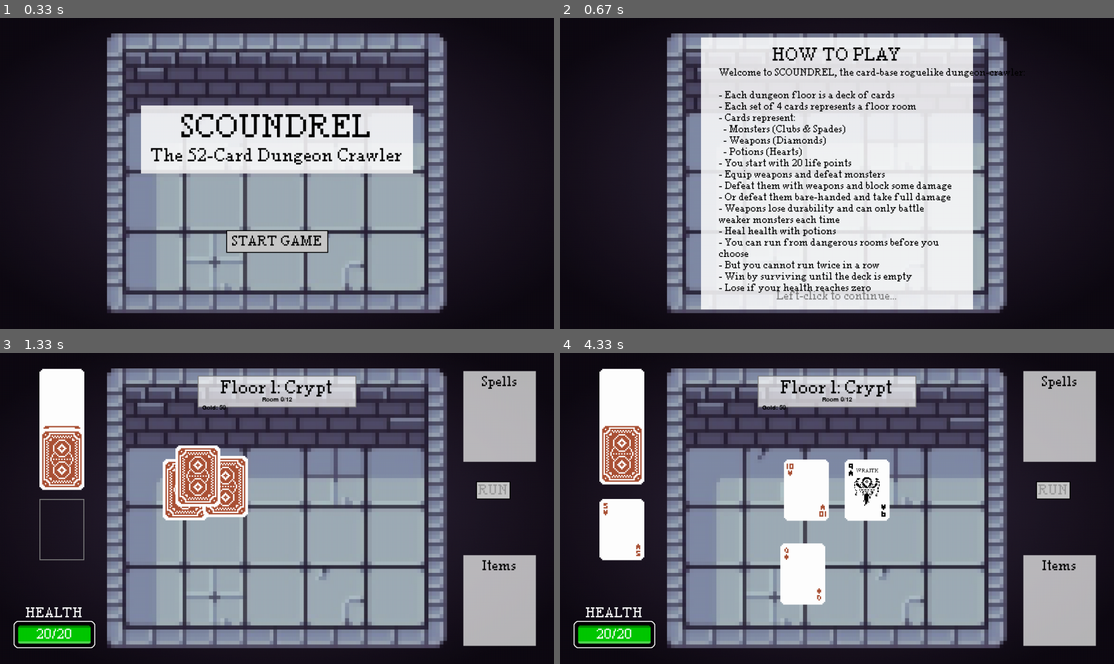
Above: before the commit, frames 1-4 (two rows, left to right).
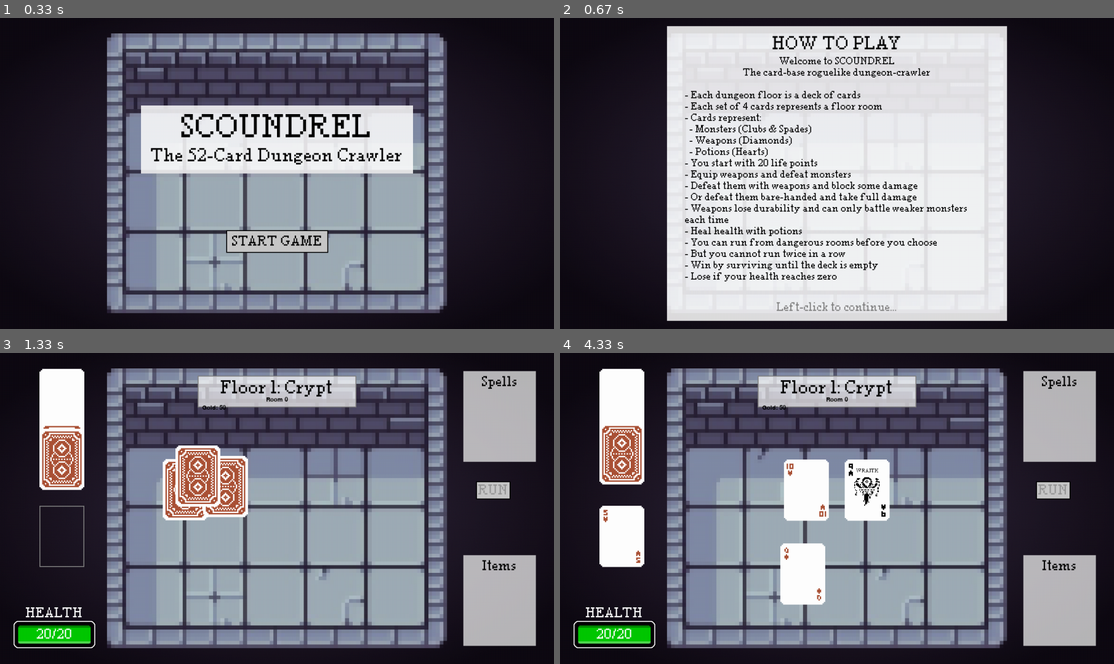
Above: after the commit, the same moments.

Repository: YetiGonk/Scoundrel-Pygame
Game: pygame game, started from main.py
Same seed, same stepped clock (60 frames per second), same inputs: the game is played once before the commit and once after it.
Inputs (mouse positions are in pixels of both pictures, inside the frame that each line leads up to):
- Up to frame 1 (0.33 s): no input
- Up to frame 2 (0.67 s): click "START GAME" at 0.38 s
- Up to frame 3 (1.33 s): click (144, 511) at 0.72 s; click "Continue" at 1.05 s
- Up to frame 4 (4.33 s): click (637, 499) at 1.88 s; click (947, 483) at 3.22 s; click (837, 489) at 3.55 s

Frame 1 is identical in both runs. In frame 2, 24% of the frame differs, in the area x 19-84%, y 2-98%; in frame 3, 0.2%; in frame 4, 0.5%.

Commit message:
merchant state update and weapon carryover

Diff:
--- a/constants.py
+++ b/constants.py
@@ -40,7 +40,7 @@
 
 DECK_POSITION = (SCREEN_WIDTH//2 - FLOOR_WIDTH//2 - CARD_WIDTH - 50, SCREEN_HEIGHT//2 - FLOOR_HEIGHT//2)
 
-DISCARD_POSITION = (SCREEN_WIDTH//2 - FLOOR_WIDTH//2 - CARD_WIDTH - 50, FLOOR_HEIGHT - 160 - CARD_HEIGHT)
+DISCARD_POSITION = (SCREEN_WIDTH//2 - FLOOR_WIDTH//2 - CARD_WIDTH - 50, FLOOR_HEIGHT - 145 - CARD_HEIGHT)
 
 FLOOR_ROOM_TITLE_WIDTH = 350
 FLOOR_ROOM_TITLE_HEIGHT = 70
--- a/floor_manager.py
+++ b/floor_manager.py
@@ -48,11 +48,18 @@
     def advance_floor(self):
         """Move to the next floor."""
         self.current_floor_index += 1
+        # Reset room counter when moving to a new floor
         self.current_room = 0
 
         # Check if run is complete
         if self.current_floor_index >= len(self.floors):
             return {"run_complete": True}
+
+        # Reset completion tracking in the playing state if it exists
+        if hasattr(self.game_manager, 'states') and 'playing' in self.game_manager.states:
+            playing_state = self.game_manager.states["playing"]
+            if hasattr(playing_state, 'completed_rooms'):
+                playing_state.completed_rooms = 0
 
         return {
             "floor": self.get_current_floor(),
--- a/roguelike_constants.py
+++ b/roguelike_constants.py
@@ -6,9 +6,9 @@
 
 # Floor structure
 FLOOR_STRUCTURE = {
-    "rooms_per_floor": 12,
-    "merchant_rooms": [4, 8],  # Room numbers where merchants appear
-    "boss_room": 12,  # Last room is always the boss
+    "rooms_per_floor": 12,  # Maximum potential rooms (flexible)
+    "merchant_rooms": [3, 7],  # Room numbers where merchants appear
+    "boss_room": 12,  # Boss appears when deck is exhausted or at this room number
 }
 
 # Item and spell rarity
--- a/states/floor_start_state.py
+++ b/states/floor_start_state.py
@@ -79,14 +79,14 @@
 
         # Items panel
         self.panels["items"] = Panel(
-            (350, 400),
-            (self.panels["main"].rect.left + 25, self.panels["main"].rect.top + 75)
+            (350, 300),
+            (self.panels["main"].rect.left + 25, self.panels["main"].rect.top + 75 + 40)
         )
 
         # Spells panel
         self.panels["spells"] = Panel(
-            (350, 400),
-            (self.panels["main"].rect.right - 375, self.panels["main"].rect.top + 75)
+            (350, 300),
+            (self.panels["main"].rect.right - 375, self.panels["main"].rect.top + 75 + 40)
         )
 
         # Continue button
--- a/states/game_manager.py
+++ b/states/game_manager.py
@@ -43,12 +43,22 @@
             "run_complete": False
         }
 
+        # Storage for equipment and defeated monsters when transitioning between states
+        self.equipped_weapon = {}
+        self.defeated_monsters = []
+        # Flag to track if coming from merchant room
+        self.coming_from_merchant = False
+
         # Start with the menu state
         self.change_state("menu")
 
     def change_state(self, state_name):
         if self.current_state:
             self.current_state.exit()
+
+        # Reset coming_from_merchant flag when we're not going to playing state
+        if state_name != "playing":
+            self.coming_from_merchant = False
 
         self.current_state = self.states[state_name]
         self.current_state.enter()
--- a/states/merchant_state.py
+++ b/states/merchant_state.py
@@ -54,6 +54,12 @@
 
         # Create UI elements
         self.create_ui()
+
+        # Preserve the playing state's equipped weapon and defeated monsters
+        playing_state = self.game_manager.states["playing"]
+        # Store them in the game_manager to be restored when returning to playing state
+        self.game_manager.equipped_weapon = playing_state.equipped_weapon
+        self.game_manager.defeated_monsters = playing_state.defeated_monsters.copy()
 
     def generate_inventory(self):
         """Generate the merchant's inventory."""
@@ -208,6 +214,8 @@
         elif event.type == MOUSEBUTTONDOWN and event.button == 1:  # Left click
             # Check if continue button was clicked
             if self.continue_button.is_clicked(event.pos):
+                # Don't increment the room counter for merchant rooms
+                # The current_room still points to the room before the merchant
                 self.game_manager.change_state("playing")
                 return
 
--- a/states/playing_state.py
+++ b/states/playing_state.py
@@ -102,9 +102,10 @@
         self.is_boss_room = floor_manager.is_boss_room()
 
         # If this is a new floor, setup the appropriate deck
-        self.deck = Deck(self.current_floor)
-        self.discard_pile = DiscardPile()
-        self.room = Room(self.animation_manager)
+        if not hasattr(self, 'deck') or not self.deck:
+            self.deck = Deck(self.current_floor)
+            self.discard_pile = DiscardPile()
+            self.room = Room(self.animation_manager)
 
         # Create run button
         from constants import RUN_POSITION, RUN_WIDTH, RUN_HEIGHT
@@ -119,23 +120,34 @@
         self.life_points = self.game_manager.game_data["life_points"]
         self.max_life = self.game_manager.game_data["max_life"]
         self.gold = self.game_manager.game_data.get("gold", 0)  # Get gold from game data
-        self.equipped_weapon = {}
-        self.defeated_monsters = []
+
+        # Check if coming back from merchant - restore equipped weapon and defeated monsters
+        if hasattr(self.game_manager, 'equipped_weapon') and self.game_manager.equipped_weapon:
+            self.equipped_weapon = self.game_manager.equipped_weapon
+            self.defeated_monsters = self.game_manager.defeated_monsters
+            # Clear the stored data
+            self.game_manager.equipped_weapon = {}
+            self.game_manager.defeated_monsters = []
+        else:
+            self.equipped_weapon = {}
+            self.defeated_monsters = []
+
         self.damage_shield = 0
 
-        # Initialize the deck and start the first room
-        self.deck.initialise_deck()
-
-        # If this is a boss room, add the boss card to the deck
-        if self.is_boss_room:
-            boss_card = self.game_manager.floor_manager.get_boss_card()
-            if boss_card:
-                # Add the current floor type to the boss card data
-                boss_card["floor_type"] = self.current_floor
-                # Add the boss card to the bottom of the deck
-                self.deck.add_to_bottom(boss_card)
-
-        self.start_new_room()
+        # Initialize the deck and start the first room if not coming from merchant
+        if not hasattr(self.game_manager, 'coming_from_merchant') or not self.game_manager.coming_from_merchant:
+            self.deck.initialise_deck()
+
+            # If this is a boss room, add the boss card to the deck
+            if self.is_boss_room:
+                boss_card = self.game_manager.floor_manager.get_boss_card()
+                if boss_card:
+                    # Add the current floor type to the boss card data
+                    boss_card["floor_type"] = self.current_floor
+                    # Add the boss card to the bottom of the deck
+                    self.deck.add_to_bottom(boss_card)
+
+            self.start_new_room()
 
         # Update status UI fonts
         self.status_ui.update_fonts(self.header_font, self.normal_font)
@@ -148,8 +160,15 @@
 
         # Reset floor completion tracking
         self.floor_completed = False
-        self.completed_rooms = self.game_manager.floor_manager.current_room
-        self.total_rooms_on_floor = self.game_manager.floor_manager.FLOOR_STRUCTURE["rooms_per_floor"]
+
+        # Reset room counter if starting a new floor
+        if self.current_room_number == 0:
+            self.completed_rooms = 0
+        # Initialize completed_rooms if not already set
+        elif not hasattr(self, 'completed_rooms'):
+            self.completed_rooms = self.current_room_number
+
+        # We'll track room completion based on cards processed, not based on a fixed total
 
     def exit(self):
         # Save player stats to game_data
@@ -301,12 +320,17 @@
 
             # Process room state only when no animations are running
             if len(self.room.cards) == 0:
+                # Increment room count when completing a room
+                self.completed_rooms += 1
+
                 # Check if the next room should be a merchant room
-                is_merchant_next = self.completed_rooms + 1 in self.FLOOR_STRUCTURE["merchant_rooms"]
+                is_merchant_next = self.completed_rooms in self.FLOOR_STRUCTURE["merchant_rooms"]
 
                 if is_merchant_next:
-                    # Set the floor manager's current room for the merchant
-                    self.game_manager.floor_manager.current_room = self.completed_rooms
+                    # Set the floor manager's current room for the merchant (don't increment)
+                    self.game_manager.floor_manager.current_room = self.completed_rooms - 1
+                    # Flag that we're coming from merchant so we preserve state
+                    self.game_manager.coming_from_merchant = True
                     # Advance to merchant room
                     self.game_manager.advance_to_next_room()
                 elif len(self.deck.cards) > 0:
@@ -328,8 +352,8 @@
                     if not self.floor_completed:
                         self.floor_completed = True
 
-                        # Update floor manager
-                        self.game_manager.floor_manager.current_room = self.total_rooms_on_floor
+                        # Mark this floor as completed by moving to the boss room
+                        self.game_manager.floor_manager.current_room = self.game_manager.floor_manager.FLOOR_STRUCTURE["boss_room"]
 
                         # Check if this is the last floor
                         if self.game_manager.floor_manager.current_floor_index >= len(self.game_manager.floor_manager.floors) - 1:
@@ -348,11 +372,13 @@
                 self.completed_rooms += 1
 
                 # Check if the next room should be a merchant room
-                is_merchant_next = self.completed_rooms + 1 in self.FLOOR_STRUCTURE["merchant_rooms"]
+                is_merchant_next = self.completed_rooms in self.FLOOR_STRUCTURE["merchant_rooms"]
 
                 if is_merchant_next:
-                    # Set the floor manager's current room for the merchant
-                    self.game_manager.floor_manager.current_room = self.completed_rooms
+                    # Set the floor manager's current room for the merchant (don't increment)
+                    self.game_manager.floor_manager.current_room = self.completed_rooms - 1
+                    # Flag that we're coming from merchant so we preserve state
+                    self.game_manager.coming_from_merchant = True
                     # Advance to merchant room
                     self.game_manager.advance_to_next_room()
                 else:
--- a/states/rules_state.py
+++ b/states/rules_state.py
@@ -46,7 +46,7 @@
         surface.blit(self.floor, ((SCREEN_WIDTH - self.floor.get_width())/2, (SCREEN_HEIGHT - self.floor.get_height())/2))
 
         # Create a semi-transparent panel
-        panel = pygame.Surface((600, 600))
+        panel = pygame.Surface((750, 650))
         panel.fill(WHITE)
         panel.set_alpha(220)
         panel_rect = panel.get_rect(center=(SCREEN_WIDTH//2, SCREEN_HEIGHT//2))
@@ -59,7 +59,8 @@
 
         # Rules text
         rules = [
-            "Welcome to SCOUNDREL, the card-base roguelike dungeon-crawler:",
+            "Welcome to SCOUNDREL",
+            "The card-base roguelike dungeon-crawler",
             "",
             "- Each dungeon floor is a deck of cards",
             "- Each set of 4 cards represents a floor room",
@@ -71,20 +72,19 @@
             "- Equip weapons and defeat monsters",
             "- Defeat them with weapons and block some damage",
             "- Or defeat them bare-handed and take full damage",
-            "- Weapons lose durability and can only battle",
-            "weaker monsters each time",
+            "- Weapons lose durability and can only battle weaker monsters",
+            "each time",
             "- Heal health with potions",
-            "- You can run from dangerous rooms before you",
-            "choose",
+            "- You can run from dangerous rooms before you choose",
             "- But you cannot run twice in a row",
             "- Win by surviving until the deck is empty",
             "- Lose if your health reaches zero"
         ]
 
         y_offset = title_rect.bottom + 10
-        for line in rules:
+        for i, line in enumerate(rules):
             rule_text = self.normal_font.render(line, True, BLACK)
-            rule_rect = rule_text.get_rect(left=panel_rect.left + 40, top=y_offset)
+            rule_rect = rule_text.get_rect(centerx=panel_rect.centerx, top=y_offset) if i < 2 else rule_text.get_rect(left=panel_rect.left + 40, top=y_offset)
             surface.blit(rule_text, rule_rect)
             y_offset += 25
 
--- a/ui/status_ui.py
+++ b/ui/status_ui.py
@@ -53,7 +53,8 @@
         floor_rect = floor_text.get_rect(centerx=self.panel_rect.centerx, top=self.panel_rect.top + 10)
         surface.blit(floor_text, floor_rect)
 
-        room_text = self.normal_font.render(f"Room {current_room}/{total_rooms}", True, BLACK)
+        # Just display the current room number without the total
+        room_text = self.normal_font.render(f"Room {current_room}", True, BLACK)
         room_rect = room_text.get_rect(centerx=self.panel_rect.centerx, top=self.panel_rect.top + floor_rect.height + 10)
         surface.blit(room_text, room_rect)
 
